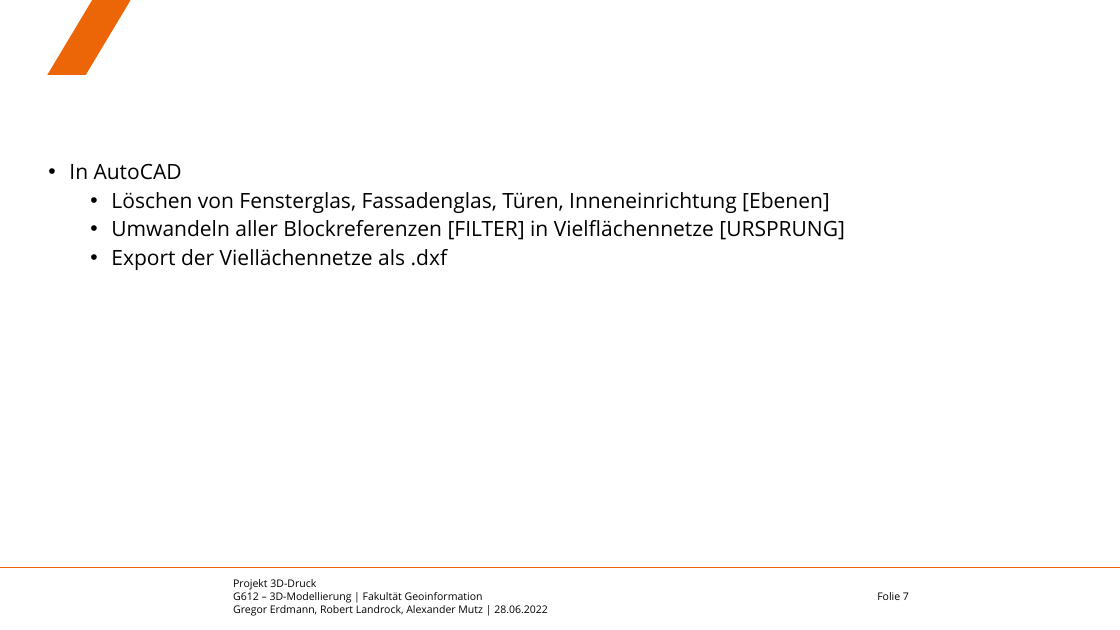
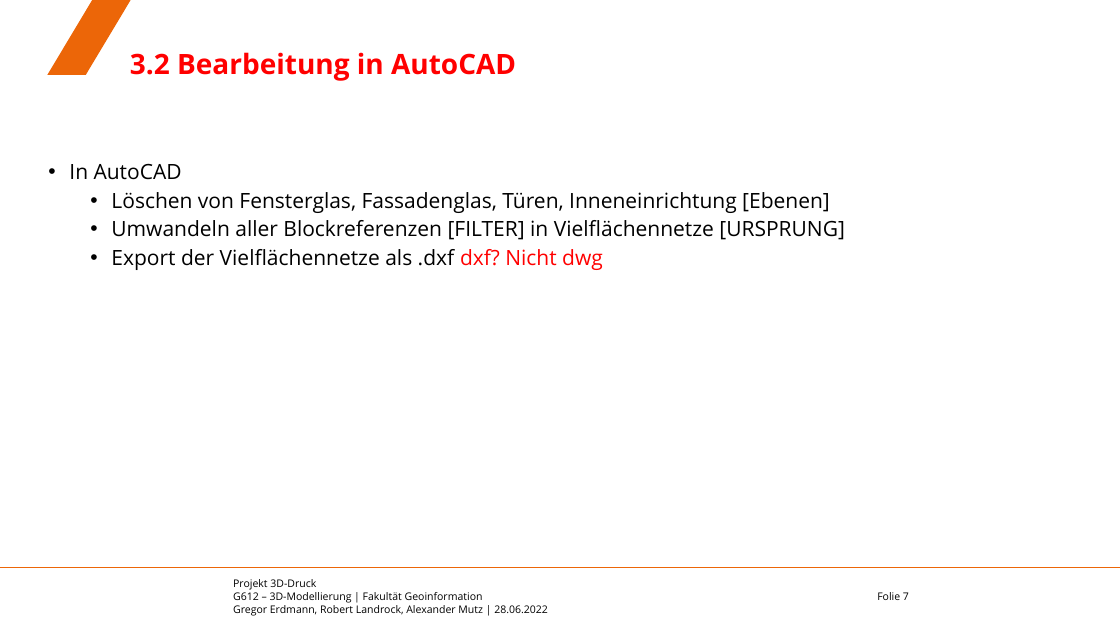
Before and after one commit to eamutz/LGS_print, a slide deck: slide 7 of Endvortrag.pptx. Drawn at 1120x630 pixels with LibreOffice and Linux fonts; fonts in the diff are those of the drawing; background and template pictures are left out. Boxes give left, top, right and bottom in pixels: in the first picture for what was removed or moved away, otherwise in the second. Text is boxed around its words. In the diff, an @@ line names an element or a change of style, - is before the commit and + after.

```diff
--- a/Endvortrag.pptx
+++ b/Endvortrag.pptx
@@ title added at (130,52,516,81), 24 pt, text #FF0000, bold @@
+3.2 Bearbeitung in AutoCAD
@@ text at (111,249,603,270): text changed @@
-  • Export der Viellächennetze als .dxf
+  • Export der Vielflächennetze als .dxf dxf? Nicht dwg
```
Also in this commit, not shown: 7 other slides changed, 2 slides added, 1 other file.
